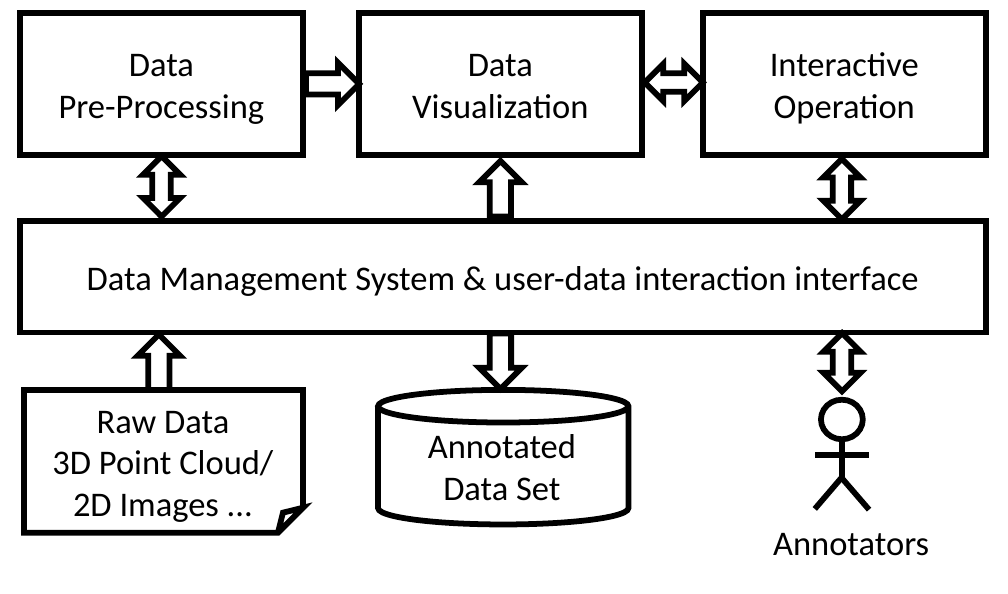
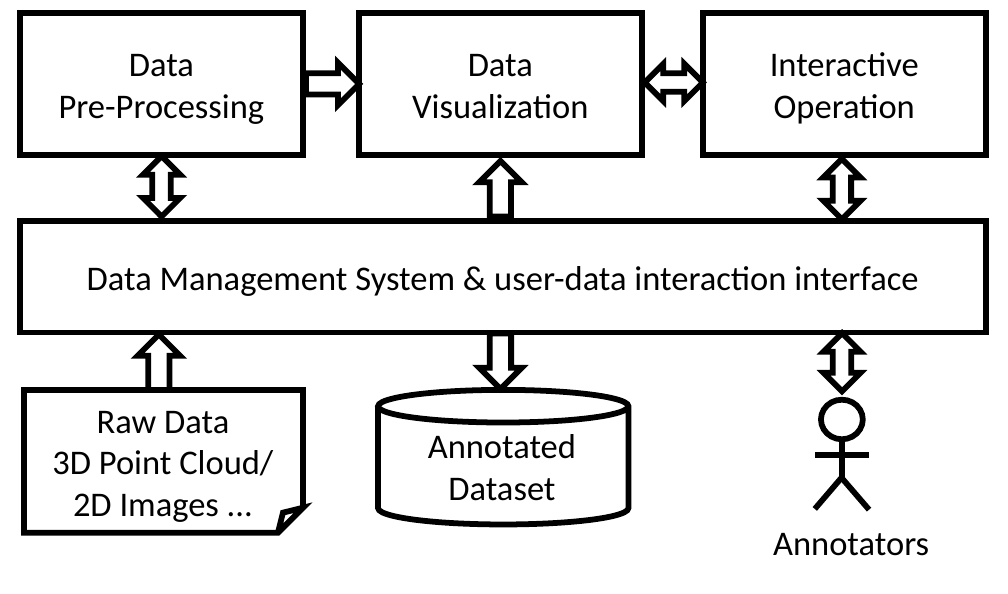
Before and after one commit to naurril/labeltool-paper, a slide deck: slide 1 of platform_simple2.pptx. Drawn at 1008x594 pixels with LibreOffice and Linux fonts; fonts in the diff are those of the drawing. Boxes give left, top, right and bottom in pixels: in the first picture for what was removed or moved away, otherwise in the second. Text is boxed around its words. In the diff, an @@ line names an element or a change of style, - is before the commit and + after.

```diff
--- a/platform_simple2.pptx
+++ b/platform_simple2.pptx
@@ text at (448, 478, 555, 501): text changed @@
-Data Set
+Dataset
```
Also in this commit, not shown: 45 other files.
